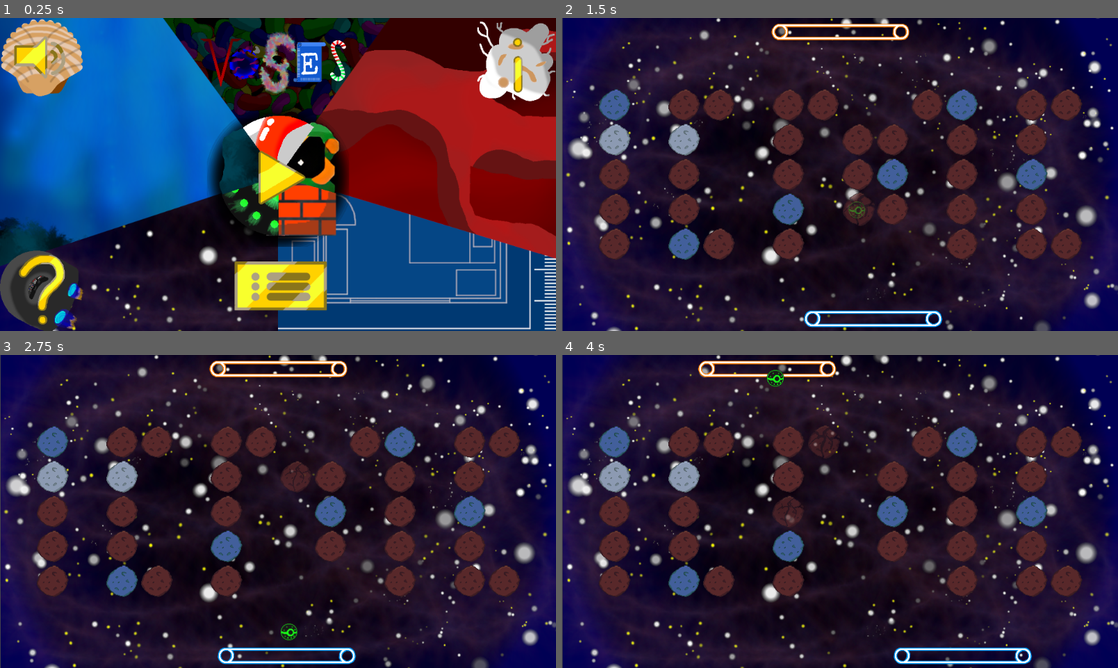
Above: before the commit, frames 1-4 (two rows, left to right).
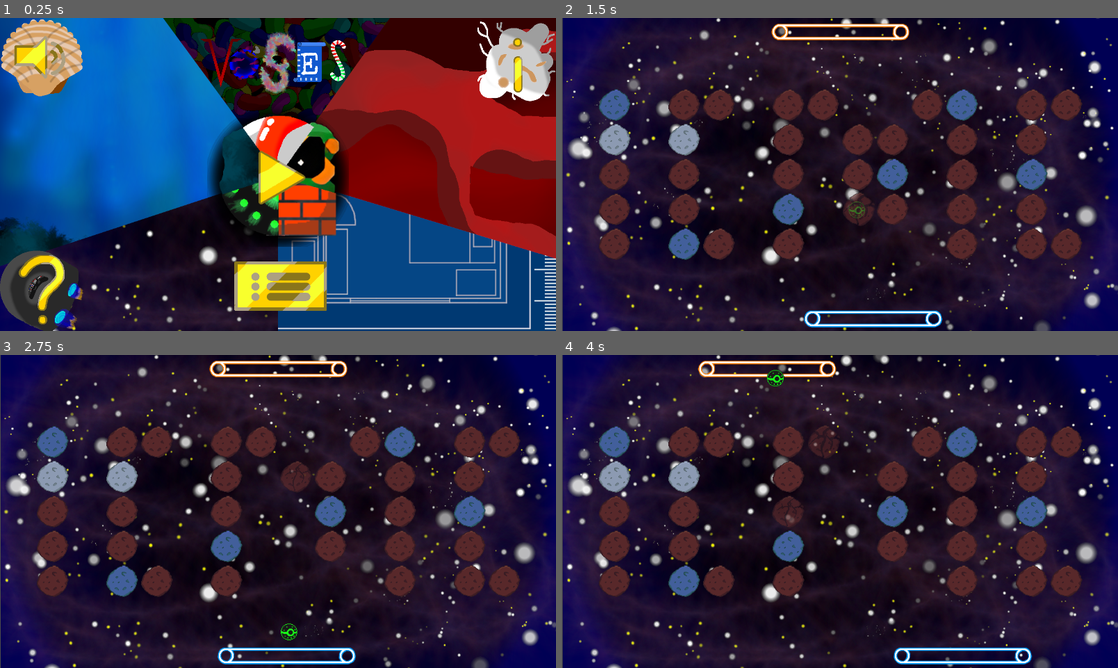
Above: after the commit, the same moments.

Repository: lswgamer/VOSES-Multiplayer
Game: Godot game, scene res://Scenes/MainMenu.tscn
Two runs of this game, one before a commit and one after it. Both use one fixed random seed, a clock stepped at 60 frames per second and the inputs below.
Inputs (mouse positions are in pixels of both pictures, inside the frame that each line leads up to):
- Up to frame 1 (0.25 s): no input
- Up to frame 2 (1.5 s): click (840, 174) at 0.5 s; hold Right (lower_right) from 1.28 s (still down)
- Up to frame 3 (2.75 s): release Right (lower_right) at 2.03 s; hold Left (lower_left) from 2.03 s (still down)
- Up to frame 4 (4 s): release Left (lower_left) at 2.78 s; hold Right (lower_right) 2.78-3.53 s; hold A (upper_left) from 3.53 s (still down)

The runs differ from the first frame. In frame 1, 1.0% of the frame differs, in the area x 0-100%, y 0-100%; in frame 2, less than 0.1%; in frame 3, 0.1%; in frame 4, less than 0.1%.

Commit message:
Level resize bugfix

Diff:
--- a/Breakout/Scenes/Level.tscn
+++ b/Breakout/Scenes/Level.tscn
@@ -12,16 +12,6 @@
 
 [sub_resource type="SpriteFrames" id=3]
 animations = [ {
-"frames": [ ExtResource( 5 ) ],
-"loop": true,
-"name": "bg-0",
-"speed": 5.0
-}, {
-"frames": [ ExtResource( 8 ) ],
-"loop": true,
-"name": "bg-1",
-"speed": 5.0
-}, {
 "frames": [ ExtResource( 7 ) ],
 "loop": true,
 "name": "bg-2",
@@ -32,14 +22,24 @@
 "name": "bg-3",
 "speed": 5.0
 }, {
+"frames": [ ExtResource( 6 ) ],
+"loop": true,
+"name": "bg-5",
+"speed": 5.0
+}, {
+"frames": [ ExtResource( 8 ) ],
+"loop": true,
+"name": "bg-1",
+"speed": 5.0
+}, {
 "frames": [ ExtResource( 9 ) ],
 "loop": true,
 "name": "bg-4",
 "speed": 5.0
 }, {
-"frames": [ ExtResource( 6 ) ],
+"frames": [ ExtResource( 5 ) ],
 "loop": true,
-"name": "bg-5",
+"name": "bg-0",
 "speed": 5.0
 } ]
 
@@ -59,6 +59,8 @@
 [node name="Background" type="ColorRect" parent="."]
 anchor_right = 1.0
 anchor_bottom = 1.0
+size_flags_horizontal = 3
+size_flags_vertical = 3
 color = Color( 0.431373, 0.431373, 0.431373, 1 )
 
 [node name="AnimatedSprite" type="AnimatedSprite" parent="Background"]
--- a/Breakout/project.godot
+++ b/Breakout/project.godot
@@ -17,6 +17,12 @@
 [display]
 
 window/size/height=576
+window/stretch/mode="2d"
+window/stretch/aspect="keep"
+
+[global]
+
+strech=false
 
 [input]
 
